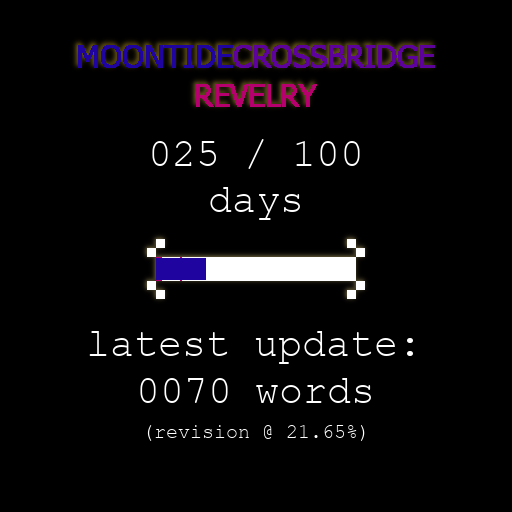
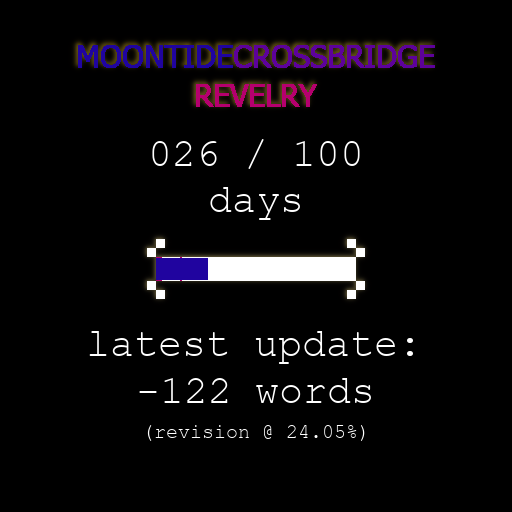
Comparing the layer stacks of the two 512 × 512 images. Changes:
painted on "progress bar" over <box>206,258,208,280</box>
renamed "(revision @ 21.65%)" to "(revision @ 24.05%)", painted on it over <box>300,425,333,438</box>
painted on "XXX / 100" over <box>199,141,217,166</box>
painted on "0000" over <box>139,378,228,403</box>
